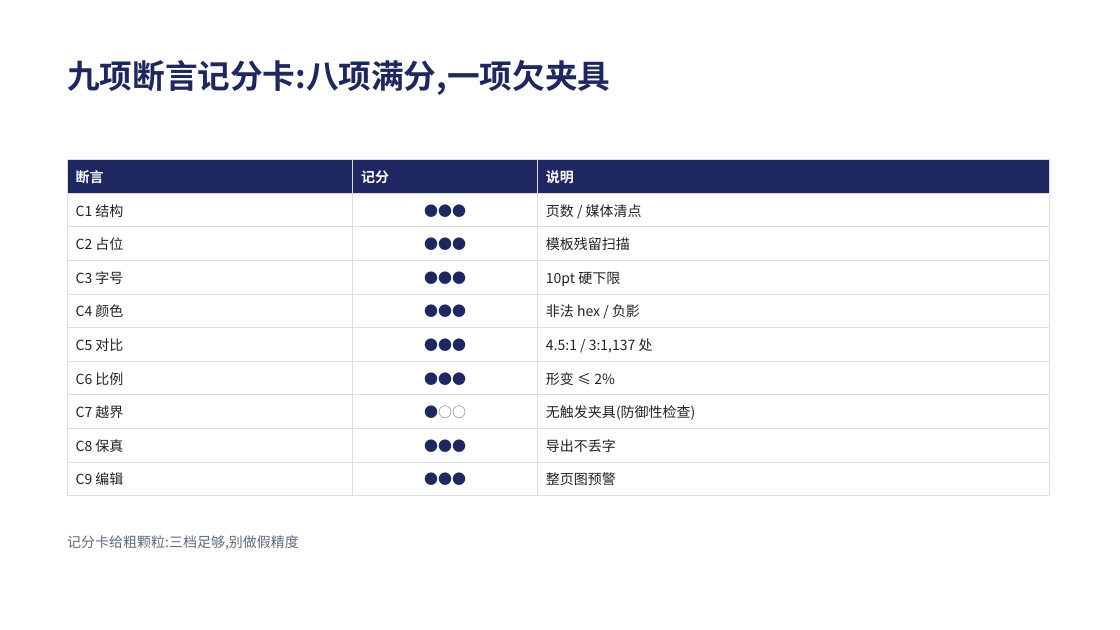
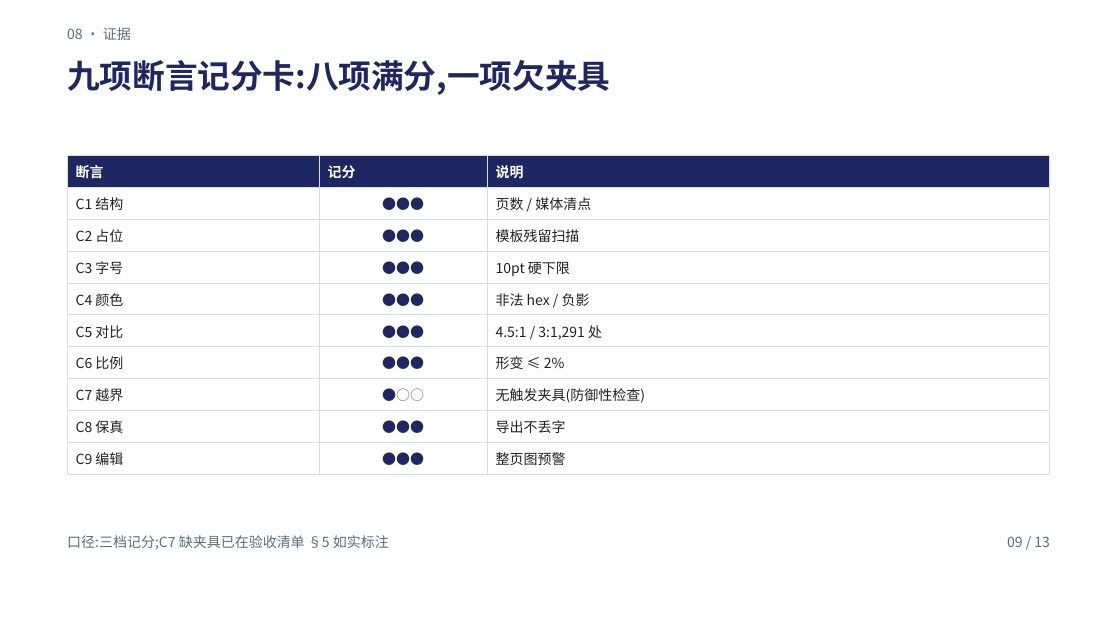
Before and after one commit to Tlaven/skill-repo, a slide deck: slide 9 of pptx-delivery/examples/acceptance-sample/deck.pptx (slide 10 before the commit). Drawn at 1120x630 pixels with LibreOffice and Linux fonts; fonts in the diff are those of the drawing. Boxes give left, top, right and bottom in pixels: in the first picture for what was removed or moved away, otherwise in the second. Text is boxed around its words. In the diff, an @@ line names an element or a change of style, - is before the commit and + after.

Commit message:
feat(pptx-delivery): 按作者语境重做示例——单页信息密度(13 页,每页 ≥3 模块)
- 纠正"丰富"的理解(脚手架 v0.1):丰富 = 单页组件密度 × 信息具体度(信息图 / 咨询 exhibit),
  不是"每页一个极简原型";新增通例 13、修订底层观察 5,标注作者二次指正为触发
- 示例重做:13 页,每页 ≥3 模块 —— 章节栏 + 页码 + 锚线之外,页内叠数字带 / 阈值来源栏 /
  图例 / 5 行命令表 / 标签层 / 6 个 KPI 瓦片 / VS 徽章 / 证据条 / 用法表 / 行动 chip;
  新增环形图(sharp 生成)与点阵纹理;数字随实际断言值更新(291 处对比度)
- validate PASSED;两层断言 0/0(13 页,C5 checked=291);CHECK.md 重写(模块组成表 + 13 页口径)
- 清理:柱图页已被环形图替代,移除孤儿资源 assets/chart-bars.png 与生成代码

```diff
--- a/pptx-delivery/examples/acceptance-sample/deck.pptx
+++ b/pptx-delivery/examples/acceptance-sample/deck.pptx
@@ text added at [67, 27, 131, 40], 12 pt, text #5F6B7C @@
+08 · 证据
@@ table at [67, 155, 1050, 469] @@
-row 6, column 3: 4.5:1 / 3:1,137 处
+row 6, column 3: 4.5:1 / 3:1,291 处
@@ table: place and size @@
-table at [67, 160, 1050, 489]
+table at [67, 155, 1050, 469]
@@ text removed at [67, 535, 299, 550] @@
-记分卡给粗颗粒:三档足够,别做假精度
@@ text added at [67, 535, 389, 550], 12 pt, text #5F6B7C @@
+口径:三档记分;C7 缺夹具已在验收清单 §5 如实标注
@@ text added at [1007, 536, 1050, 547], 12 pt, text #5F6B7C @@
+09 / 13
```
Also in this commit, not shown: 11 other slides changed, 1 slide added, 3 slides removed, 23 other files.
